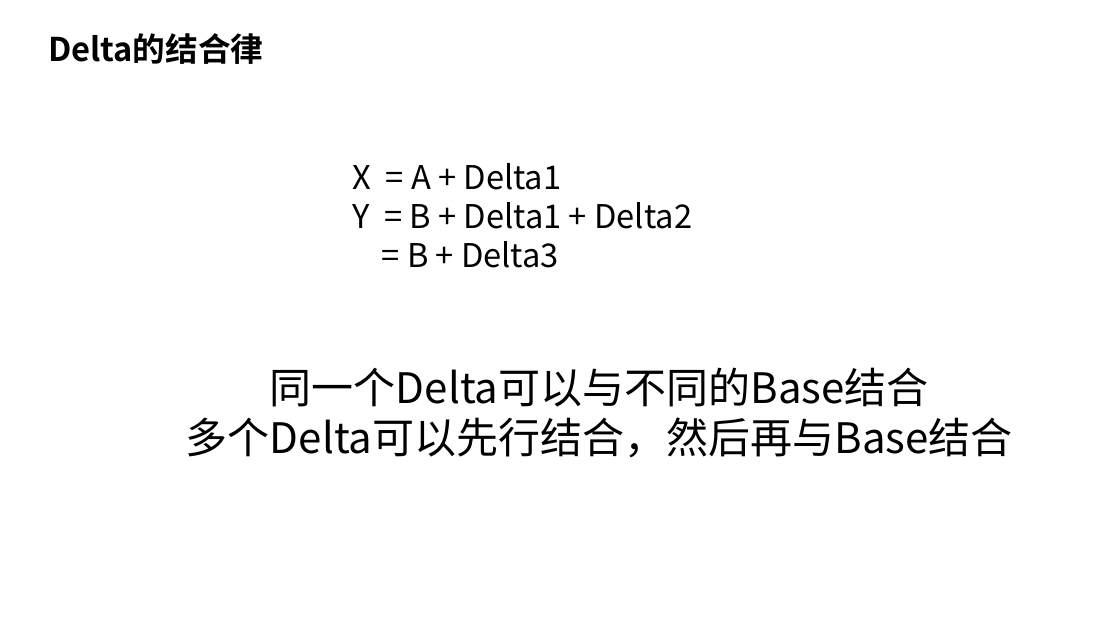
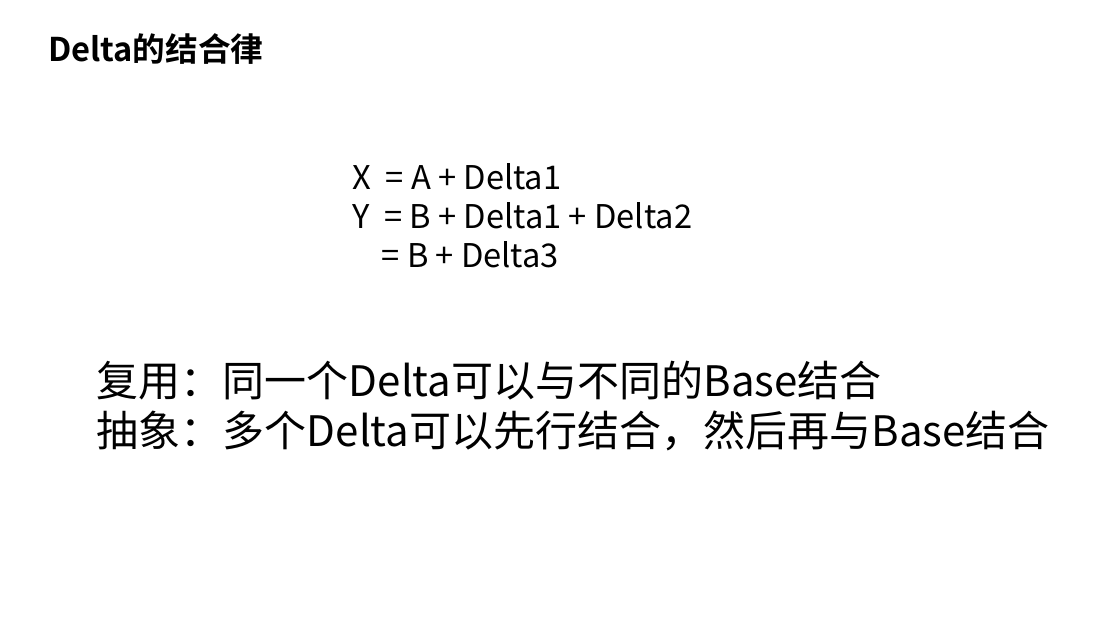
Before and after one commit to nop-platform/nop-entropy-docs, a slide deck: slide 15 of src/ppt/theory-of-reversible-computation.pptx. Drawn at 1120x630 pixels with LibreOffice and Linux fonts; fonts in the diff are those of the drawing. Boxes give left, top, right and bottom in pixels: in the first picture for what was removed or moved away, otherwise in the second. Text is boxed around its words. In the diff, an @@ line names an element or a change of style, - is before the commit and + after.

```diff
--- a/src/ppt/theory-of-reversible-computation.pptx
+++ b/src/ppt/theory-of-reversible-computation.pptx
@@ text at <box>97,360,1050,451</box>: text changed @@
-同一个Delta可以与不同的Base结合
-多个Delta可以先行结合，然后再与Base结合
+复用：同一个Delta可以与不同的Base结合
+抽象：多个Delta可以先行结合，然后再与Base结合
```
Also in this commit, not shown: 15 other slides changed.
